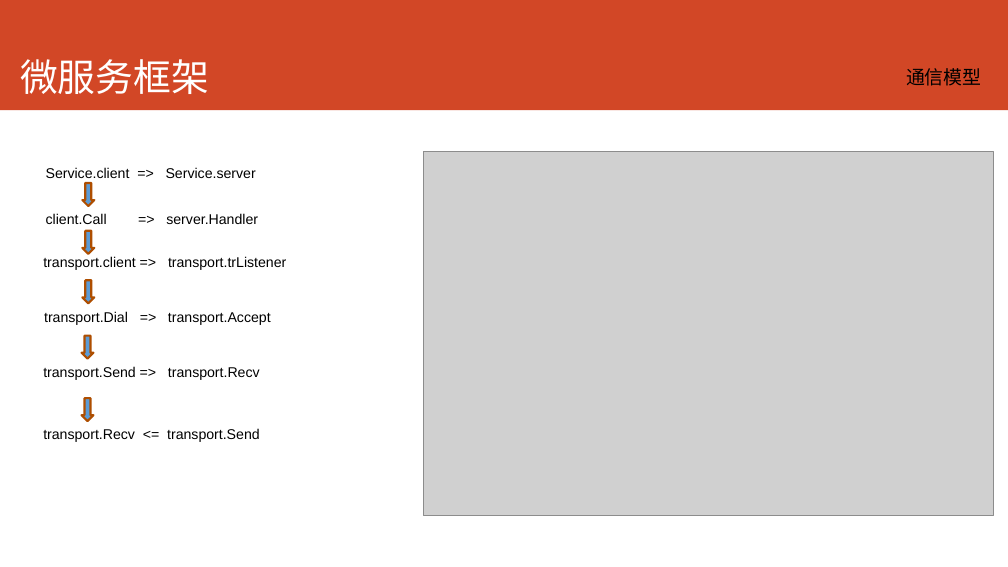
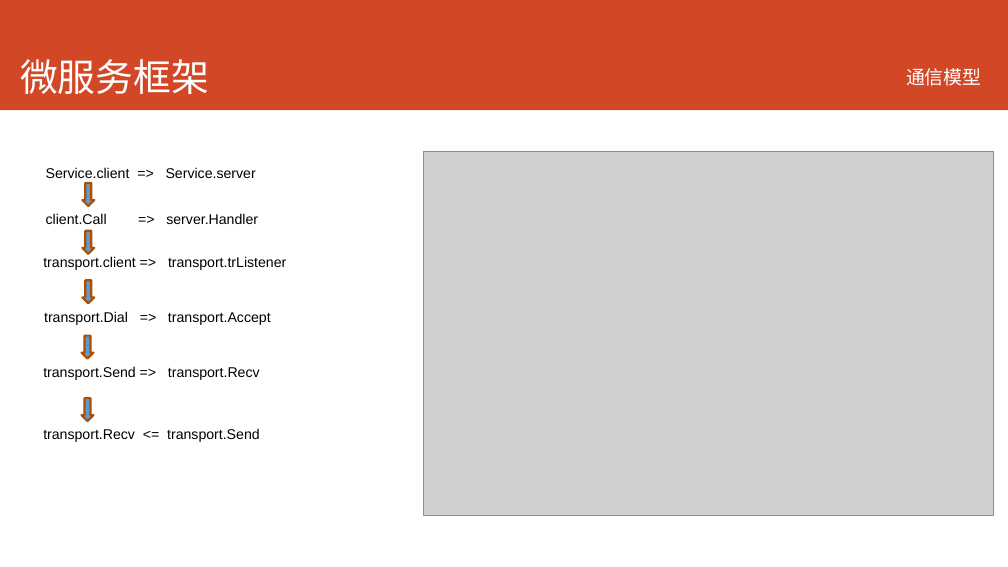
Before and after one commit to printfcoder/printfcoder, a slide deck: slide 15 of job/me/个人介绍.pptx. Drawn at 1008x567 pixels with LibreOffice and Linux fonts; fonts in the diff are those of the drawing; grey boxes stand for pictures. Boxes give left, top, right and bottom in pixels: in the first picture for what was removed or moved away, otherwise in the second. Text is boxed around its words. In the diff, an @@ line names an element or a change of style, - is before the commit and + after.

```diff
--- a/job/me/个人介绍.pptx
+++ b/job/me/个人介绍.pptx
@@ text "通信模型" at (906, 68, 982, 86): text colour #000000 to #FFFFFF @@
```
Also in this commit, not shown: 7 other slides changed, 1 slide added, 2 other files.
